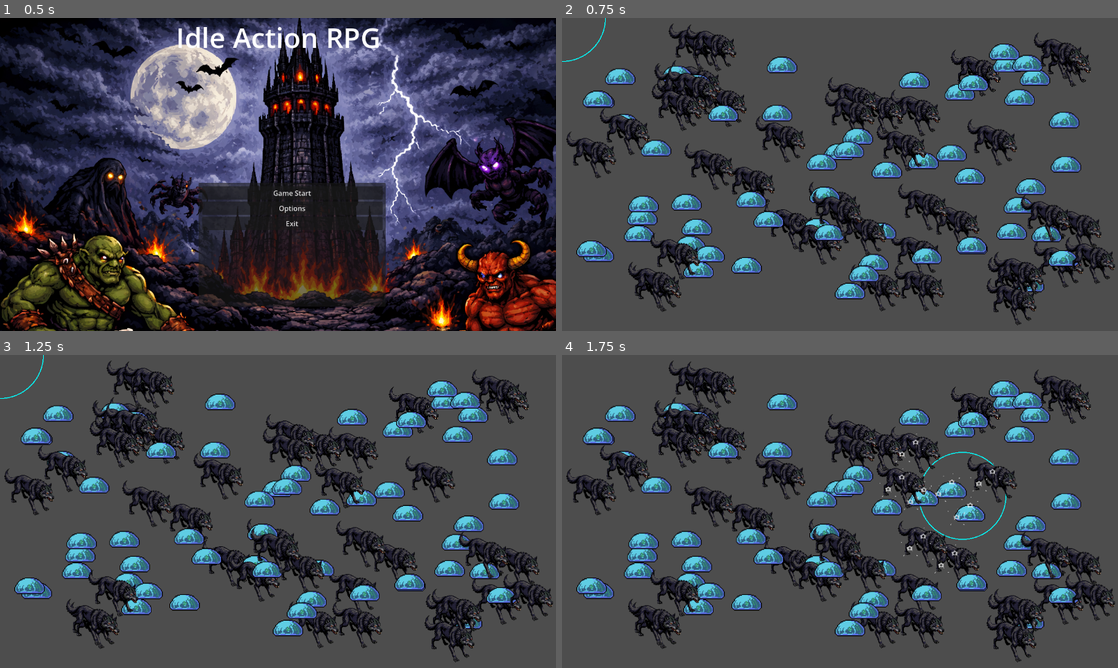
Above: before the commit, frames 1-4 (two rows, left to right).
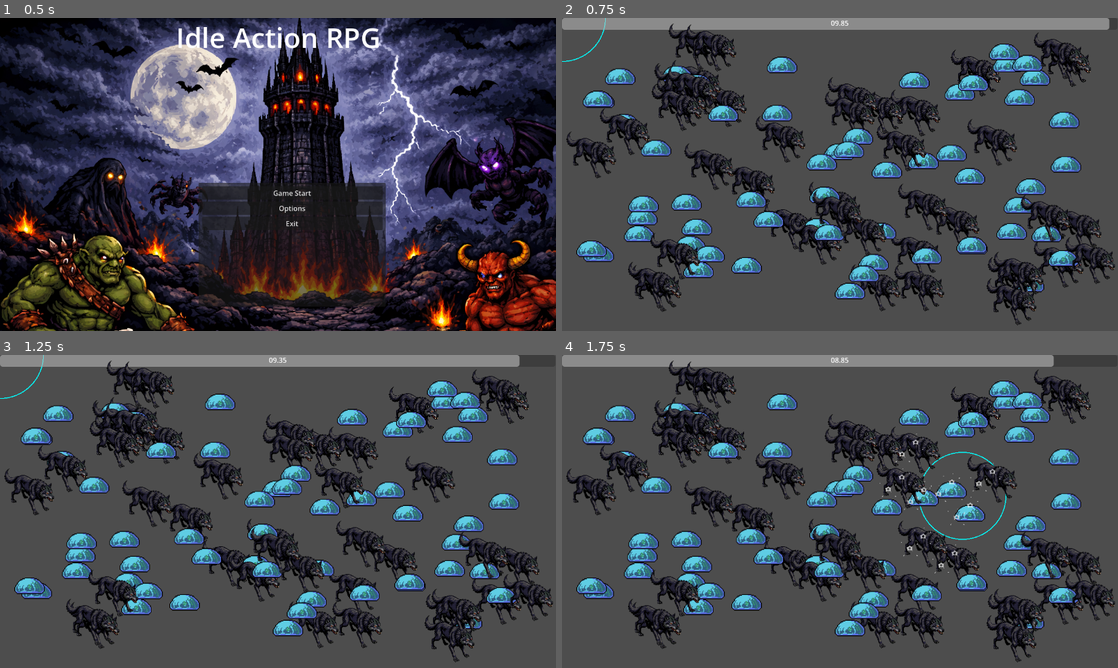
Above: after the commit, the same moments.

Repository: Chopstick83/godot_idle_arpg
Game: Godot game, scene res://mainmenu.tscn
Two runs of this game, one before a commit and one after it. Both use one fixed random seed, a clock stepped at 60 frames per second and the inputs below.
Inputs (mouse positions are in pixels of both pictures, inside the frame that each line leads up to):
- Up to frame 1 (0.5 s): no input
- Up to frame 2 (0.75 s): click "Game Start" at 0.5 s
- Up to frame 3 (1.25 s): no input
- Up to frame 4 (1.75 s): move the mouse to (962, 495) at 1.27 s

Frame 1 is identical in both runs. In frame 2, 3.7% of the frame differs, in the area x 0-99%, y 0-4%; in frame 3, 3.5%; in frame 4, 3.3%.

Commit message:
feat: 스테이지 시간 처리 및 타이머 처리 추가

Diff:
--- a/main.gd
+++ b/main.gd
@@ -1,9 +1,13 @@
 extends Node2D
 
-@onready var timer: Timer = $Timer
+@onready var attack_timer: Timer = $AttackTimer
 @onready var area_2d: Area2D = $Area2D
 @onready var collision_shape_2d: CollisionShape2D = $Area2D/CollisionShape2D
 @onready var attack_sound_player: AudioStreamPlayer = $AttackSoundPlayer
+
+@onready var stage_timer: Timer = $StageTimer
+@onready var stage_timer_progress_bar: ProgressBar = $StageTimerProgressBar
+@onready var stage_time_left: Label = $StageTimerProgressBar/StageTimeLeft
 
 var slime_resource = preload("res://Enemy/slime.tscn")
 var wolf_resource = preload("res://Enemy/wolf.tscn")
@@ -24,6 +28,8 @@
 	draw_circle(current_mouse_pos, mouse_radius, Color.AQUA, false, 2)
 
 func _process(delta: float) -> void:
+	stage_timer_progress_bar.value = stage_timer.time_left
+	stage_time_left.text = "%05.2f" % stage_timer.time_left
 	queue_redraw()
 
 func _physics_process(delta: float) -> void:
@@ -39,11 +45,17 @@
 		enemy_instance.position = Vector2(randf_range(64, viewport_size.x - 64), randf_range(64, viewport_size.y - 64))
 		add_child(enemy_instance)
 
+	# Stage Timer
+	var wait_time = 10.0
+	stage_timer_progress_bar.max_value = wait_time
+	stage_timer_progress_bar.value = wait_time
+	stage_timer.start(wait_time)
+
 func _unhandled_input(event: InputEvent) -> void:
 	if event is InputEventMouseMotion:
 		current_mouse_pos = get_global_mouse_position()
 
-func _on_timer_timeout() -> void:
+func _on_attack_timer_timeout() -> void:
 	strike_enemies()
 
 func strike_enemies() -> void:
@@ -79,3 +91,6 @@
 func _on_area_2d_area_exited(area: Area2D) -> void:
 	if enemies_in_area.has(area):
 		enemies_in_area.erase(area)
+
+func _on_stage_timer_timeout() -> void:
+	print("Stage End")
--- a/main.tscn
+++ b/main.tscn
@@ -16,7 +16,24 @@
 [node name="CollisionShape2D" type="CollisionShape2D" parent="Area2D" unique_id=1900017044]
 shape = SubResource("CircleShape2D_0xm2m")
 
-[node name="Timer" type="Timer" parent="." unique_id=869664556]
+[node name="StageTimerProgressBar" type="ProgressBar" parent="." unique_id=1545677080]
+offset_right = 1279.0
+offset_bottom = 27.0
+value = 100.0
+show_percentage = false
+
+[node name="StageTimeLeft" type="Label" parent="StageTimerProgressBar" unique_id=2052682197]
+layout_mode = 1
+anchors_preset = 5
+anchor_left = 0.5
+anchor_right = 0.5
+offset_left = -20.0
+offset_right = 20.0
+offset_bottom = 23.0
+grow_horizontal = 2
+text = "0123"
+
+[node name="AttackTimer" type="Timer" parent="." unique_id=869664556]
 wait_time = 0.5
 autostart = true
 
@@ -31,6 +48,10 @@
 autoplay = true
 bus = &"BGM"
 
+[node name="StageTimer" type="Timer" parent="." unique_id=1353286837]
+one_shot = true
+
 [connection signal="area_entered" from="Area2D" to="." method="_on_area_2d_area_entered"]
 [connection signal="area_exited" from="Area2D" to="." method="_on_area_2d_area_exited"]
-[connection signal="timeout" from="Timer" to="." method="_on_timer_timeout"]
+[connection signal="timeout" from="AttackTimer" to="." method="_on_attack_timer_timeout"]
+[connection signal="timeout" from="StageTimer" to="." method="_on_stage_timer_timeout"]
